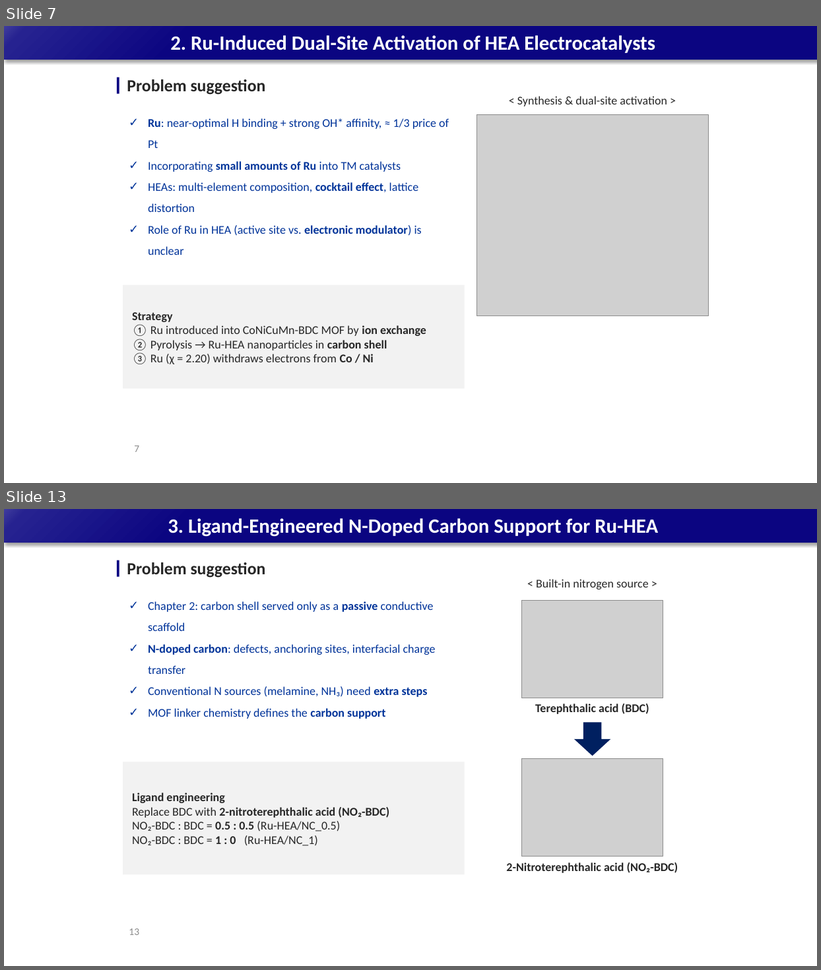
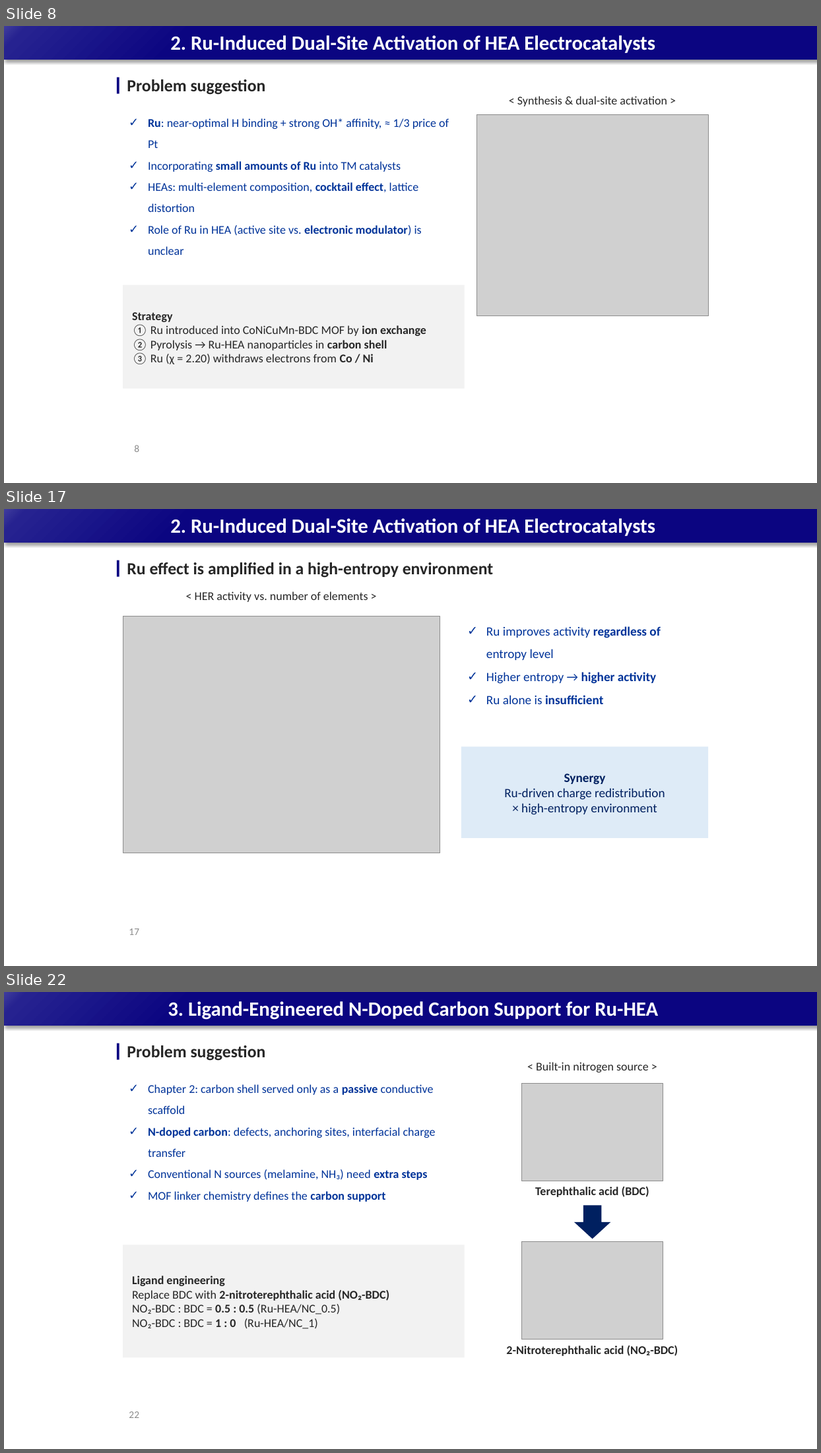
Before and after one commit to limsj0204/letter, a slide deck: 학위논문_디펜스_발표자료.pptx. Shown one above the other, each under a label of ours: slides 7 and 13 before the commit, slides 8, 17 and 22 after it; the slides between them are not shown. The pictures are 821x970 and 821x1453 pixels, drawn with LibreOffice and Linux fonts; fonts in the diff are those of the drawing; grey boxes stand for pictures. Boxes give left, top, right and bottom in pixels: in the first picture for what was removed or moved away, otherwise in the second. Text is boxed around its words. In the diff, an @@ line names an element or a change of style, - is before the commit and + after.

```diff
--- a/학위논문_디펜스_발표자료.pptx
+++ b/학위논문_디펜스_발표자료.pptx
@@ slide 17 added at [4, 509, 817, 966], background #FFFFFF; not listed: 1 template element that a slide beside it also shows @@
@@ title added at [170, 518, 655, 536], 24 pt, text #FFFFFF, bold @@
+2. Ru-Induced Dual-Site Activation of HEA Electrocatalysts
@@ rectangle added at [117, 560, 120, 577], fill #0B0581 @@
@@ text added at [127, 562, 494, 578], 20 pt, text #262626, bold @@
+Ru effect is amplified in a high-entropy environment
@@ text added at [195, 591, 368, 602], 14 pt, text #262626 @@
+< HER activity vs. number of elements >
@@ picture added at [123, 617, 440, 854] @@
@@ text added at [486, 626, 660, 704], 15 pt, text #003399 @@
+✓ Ru improves activity regardless of entropy level
+✓ Higher entropy → higher activity
+✓ Ru alone is insufficient
@@ rectangle added at [461, 747, 708, 838], fill #DEEBF7, 15 pt, text #002060 @@
+Synergy
+Ru-driven charge redistribution
+× high-entropy environment
@@ page number added at [129, 929, 139, 935], 12 pt, text #8C8C8C @@
+17
@@ what was slide 7 is now slide 8 @@
@@ page number at [134, 445, 139, 452]: text changed @@
-7
+8
@@ what was slide 13 is now slide 22 @@
@@ page number at [129, 1412, 139, 1418]: text changed @@
-13
+22
```
Also in this commit, not shown: 9 slides changed, 13 other slides added, 2 slides removed.
